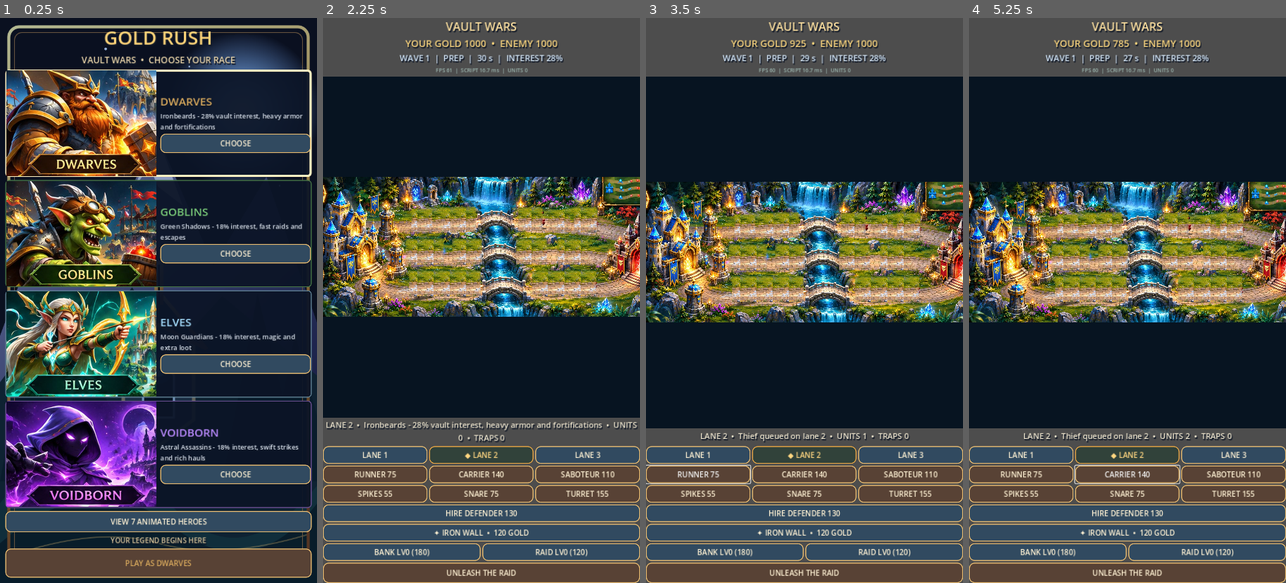
Above: before the commit, frames 1-4 (left to right).
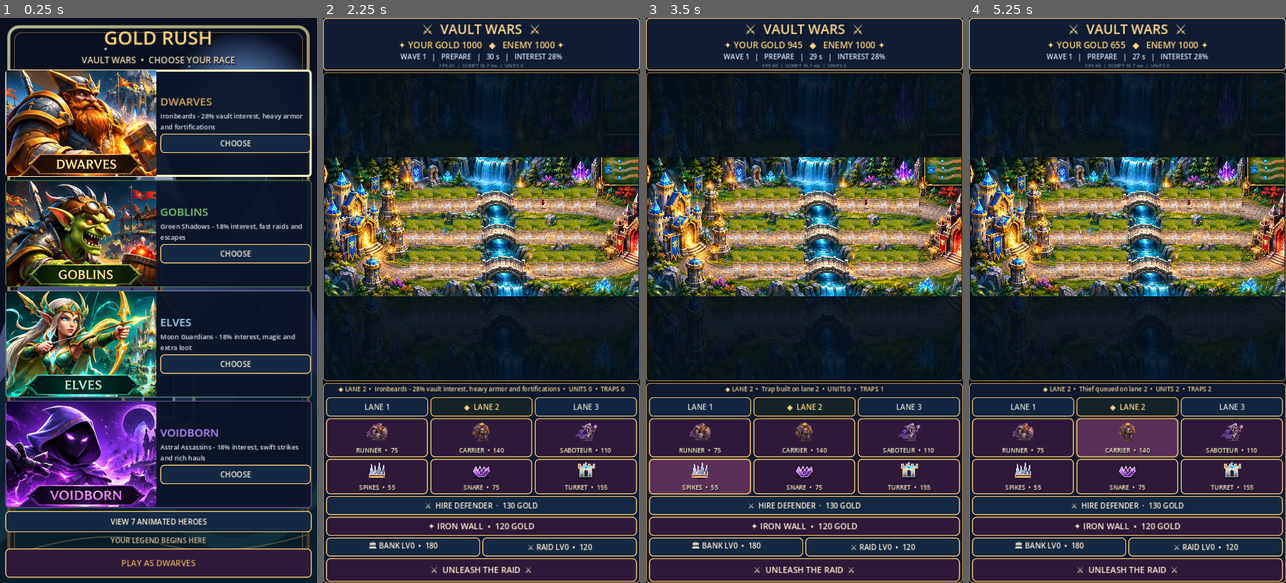
Above: after the commit, the same moments.

Repository: krzych3d/Gold-rush-mobile
Game: Godot game, scene res://main.tscn
Same seed, same stepped clock (60 frames per second), same inputs: the game is played once before the commit and once after it.
Inputs (mouse positions are in pixels of both pictures, inside the frame that each line leads up to):
- Up to frame 1 (0.25 s): no input
- Up to frame 2 (2.25 s): click "LANE 1" at 0.5 s; click "LANE 3" at 1.25 s; click "BATTLE IN PROGRESS" (after the commit: "⚔ BATTLE IN PROGRESS ⚔") at 2 s
- Up to frame 3 (3.5 s): click (696, 475) at 2.75 s, where only the run before the commit has a clickable "RUNNER 75"
- Up to frame 4 (5.25 s): click (1022, 436) at 3.5 s, where only the run after the commit has a clickable "RUNNER • 75"; click (1127, 475) at 4.25 s, where only the run before the commit has a clickable "CARRIER 140"; click (1127, 436) at 5 s, where only the run after the commit has a clickable "CARRIER • 140"

The runs differ from the first frame. In frame 1, 13% of the frame differs, in the area x 1-99%, y 20-100%; in frame 2, 68%; in frame 3, 68%; in frame 4, 69%, in the area x 0-100%, y 0-100%.

Commit message:
Replace old battle HUD with responsive epic native cards, art previews, real actions and affordability feedback

Diff:
--- a/scripts/game.gd
+++ b/scripts/game.gd
@@ -147,50 +147,72 @@
 			score.loop_mode = AudioStreamWAV.LOOP_FORWARD
 			menu_music.stream = score
 			menu_music.play()
+	# Functional native Godot HUD. The full-screen concept painting is a style
+	# reference only: every control below is a real button with a real handler.
+	var backdrop := ColorRect.new()
+	backdrop.color = Color("070e1d")
+	backdrop.mouse_filter = Control.MOUSE_FILTER_IGNORE
+	backdrop.set_anchors_and_offsets_preset(Control.PRESET_FULL_RECT)
+	add_child(backdrop)
 	var root := VBoxContainer.new()
 	root.set_anchors_and_offsets_preset(Control.PRESET_FULL_RECT)
+	root.add_theme_constant_override("separation", 4)
 	add_child(root)
+
+	var header_frame := PanelContainer.new()
+	_apply_epic_panel(header_frame, Color("111c32"), Color("edc078"), 4)
+	root.add_child(header_frame)
+	var header := VBoxContainer.new()
+	header.add_theme_constant_override("separation", 0)
+	header_frame.add_child(header)
 	var title := Label.new()
 	title_label = title
-	title.text = "VAULT WARS"
+	title.text = "⚔  VAULT WARS  ⚔"
 	title.horizontal_alignment = HORIZONTAL_ALIGNMENT_CENTER
-	title.add_theme_font_size_override("font_size", 28)
-	root.add_child(title)
-	_style_label(title, 26, Color("ffe2a0"))
+	_style_label(title, 30, Color("ffdc95"))
+	header.add_child(title)
+	var banner := HBoxContainer.new()
+	header.add_child(banner)
 	hud = Label.new()
 	hud.horizontal_alignment = HORIZONTAL_ALIGNMENT_CENTER
-	root.add_child(hud)
-	_style_label(hud, 22, Color("f8d37c"))
+	hud.size_flags_horizontal = Control.SIZE_EXPAND_FILL
+	_style_label(hud, 20, Color("f8d47e"))
+	banner.add_child(hud)
 	timer_label = Label.new()
 	timer_label.horizontal_alignment = HORIZONTAL_ALIGNMENT_CENTER
-	root.add_child(timer_label)
-	_style_label(timer_label, 19, Color("d5e8fa"))
+	_style_label(timer_label, 16, Color("d1eaff"))
+	header.add_child(timer_label)
 	performance_label = Label.new()
 	performance_label.horizontal_alignment = HORIZONTAL_ALIGNMENT_CENTER
-	performance_label.add_theme_font_size_override("font_size", 12)
-	performance_label.modulate = Color("b7d9d0", 0.75)
-	performance_label.text = "PERFORMANCE: measuring..."
-	root.add_child(performance_label)
+	_style_label(performance_label, 11, Color("87b2c9"))
+	performance_label.modulate.a = 0.75
+	header.add_child(performance_label)
+
+	var battlefield_frame := PanelContainer.new()
+	_apply_epic_panel(battlefield_frame, Color("071728"), Color("98713d"), 3)
+	battlefield_frame.size_flags_horizontal = Control.SIZE_EXPAND_FILL
+	battlefield_frame.size_flags_vertical = Control.SIZE_EXPAND_FILL
+	battlefield_frame.size_flags_stretch_ratio = 3.0
+	root.add_child(battlefield_frame)
 	arena = Control.new()
-	arena.custom_minimum_size = Vector2(0, 300)
-	arena.size_flags_stretch_ratio = 2.0
+	arena.custom_minimum_size = Vector2(0, 230)
 	arena.clip_contents = true
+	arena.size_flags_horizontal = Control.SIZE_EXPAND_FILL
 	arena.size_flags_vertical = Control.SIZE_EXPAND_FILL
 	arena.draw.connect(_draw_arena)
-	root.add_child(arena)
 	arena.mouse_filter = Control.MOUSE_FILTER_STOP
 	arena.gui_input.connect(_arena_input)
 	arena.resized.connect(_on_arena_resized)
+	battlefield_frame.add_child(arena)
+
+	# Preserved camera functionality; mobile keeps the entire map in view.
 	camera_hint = Label.new()
-	camera_hint.text = "THREE LANES • TAP A ROAD TO SELECT"
-	camera_hint.horizontal_alignment = HORIZONTAL_ALIGNMENT_CENTER
-	_style_label(camera_hint, 15, Color("a9c7d8"))
+	camera_hint.visible = false
 	root.add_child(camera_hint)
-	camera_hint.visible = false
 	var camera_controls := HBoxContainer.new()
 	camera_controls_row = camera_controls
+	camera_controls.visible = false
 	root.add_child(camera_controls)
-	camera_controls.visible = false
 	for label in ["−", "FIT MAP", "+", "EXPAND"]:
 		var control := Button.new()
 		control.text = label
@@ -207,72 +229,97 @@
 			control.pressed.connect(_toggle_map_expanded)
 		else:
 			control.pressed.connect(_center_camera)
+
+	var command_frame := PanelContainer.new()
+	command_frame.size_flags_horizontal = Control.SIZE_EXPAND_FILL
+	_apply_epic_panel(command_frame, Color("10192e"), Color("bc884a"), 7)
+	root.add_child(command_frame)
 	gameplay_panel = VBoxContainer.new()
-	root.add_child(gameplay_panel)
+	gameplay_panel.add_theme_constant_override("separation", 4)
+	command_frame.add_child(gameplay_panel)
 	info = Label.new()
 	info.horizontal_alignment = HORIZONTAL_ALIGNMENT_CENTER
 	info.autowrap_mode = TextServer.AUTOWRAP_WORD_SMART
-	info.custom_minimum_size.y = 32
+	info.custom_minimum_size.y = 25
+	_style_label(info, 14, Color("f3d598"))
 	gameplay_panel.add_child(info)
-	_style_label(info, 18, Color("f0e7cf"))
 	race_button = Button.new()
-	race_button.text = "CHOOSE YOUR RACE"
-	race_button.custom_minimum_size.y = 0
 	race_button.visible = false
 	gameplay_panel.add_child(race_button)
-	_style_button(race_button, true)
 	race_button.disabled = true
-	for labels in [["LANE 1", "LANE 2", "LANE 3"], ["RUNNER 75", "CARRIER 140", "SABOTEUR 110"], ["SPIKES 55", "SNARE 75", "TURRET 155"]]:
-		var row := HBoxContainer.new()
-		gameplay_panel.add_child(row)
-		for index in 3:
-			var button := Button.new()
-			button.text = labels[index]
-			button.custom_minimum_size.y = 40
-			button.size_flags_horizontal = Control.SIZE_EXPAND_FILL
-			row.add_child(button)
-			_style_button(button, controls.size() < 3)
-			controls.append(button)
-			if controls.size() <= 3:
-				button.pressed.connect(_select_lane.bind(index))
-			elif controls.size() <= 6:
-				button.pressed.connect(_buy_unit.bind(index))
-			else:
-				button.pressed.connect(_buy_trap.bind(index))
+
+	var lane_row := HBoxContainer.new()
+	lane_row.add_theme_constant_override("separation", 5)
+	gameplay_panel.add_child(lane_row)
+	for index in 3:
+		var lane_button := Button.new()
+		lane_button.text = "LANE %d" % (index + 1)
+		lane_button.custom_minimum_size.y = 44
+		lane_button.size_flags_horizontal = Control.SIZE_EXPAND_FILL
+		lane_button.focus_mode = Control.FOCUS_NONE
+		_style_button(lane_button, true)
+		lane_row.add_child(lane_button)
+		controls.append(lane_button)
+		lane_button.pressed.connect(_select_lane.bind(index))
+
+	var unit_row := HBoxContainer.new()
+	unit_row.add_theme_constant_override("separation", 6)
+	gameplay_panel.add_child(unit_row)
+	for index in 3:
+		var unit_key: String = _character_key(0, index)
+		var unit_button := _epic_card(["RUNNER", "CARRIER", "SABOTEUR"][index],
+			COSTS[index], _preview_frame(_character_atlas(unit_key)), 88)
+		unit_row.add_child(unit_button)
+		controls.append(unit_button)
+		unit_button.pressed.connect(_buy_unit.bind(index))
+
+	var trap_row := HBoxContainer.new()
+	trap_row.add_theme_constant_override("separation", 6)
+	gameplay_panel.add_child(trap_row)
+	for index in 3:
+		var icon_path: String = ["res://assets/ui/spikes.svg", "res://assets/ui/snare.svg", "res://assets/ui/turret.svg"][index]
+		var trap_button := _epic_card(["SPIKES", "SNARE", "TURRET"][index],
+			TRAP_COSTS[index], load(icon_path) as Texture2D, 80)
+		trap_row.add_child(trap_button)
+		controls.append(trap_button)
+		trap_button.pressed.connect(_buy_trap.bind(index))
+
 	guard_button = Button.new()
-	guard_button.text = "HIRE DEFENDER 130"
-	guard_button.custom_minimum_size.y = 40
+	guard_button.text = "⚔  HIRE DEFENDER  ·  130 GOLD"
+	guard_button.custom_minimum_size.y = 43
 	guard_button.size_flags_horizontal = Control.SIZE_EXPAND_FILL
+	_style_button(guard_button, true)
 	gameplay_panel.add_child(guard_button)
-	_style_button(guard_button, true)
 	guard_button.pressed.connect(_buy_guard)
 	ability_button = Button.new()
-	ability_button.custom_minimum_size.y = 40
+	ability_button.custom_minimum_size.y = 43
 	ability_button.size_flags_horizontal = Control.SIZE_EXPAND_FILL
+	_style_button(ability_button, false)
 	gameplay_panel.add_child(ability_button)
-	_style_button(ability_button, true)
 	ability_button.pressed.connect(_use_race_ability)
+
 	var economy_row := HBoxContainer.new()
+	economy_row.add_theme_constant_override("separation", 5)
 	gameplay_panel.add_child(economy_row)
 	invest_button = Button.new()
-	invest_button.text = "UPGRADE BANK"
 	invest_button.size_flags_horizontal = Control.SIZE_EXPAND_FILL
-	invest_button.custom_minimum_size.y = 40
+	invest_button.custom_minimum_size.y = 43
 	_style_button(invest_button, true)
 	economy_row.add_child(invest_button)
 	invest_button.pressed.connect(_upgrade_bank)
 	raid_button = Button.new()
-	raid_button.text = "RAID BOOST"
 	raid_button.size_flags_horizontal = Control.SIZE_EXPAND_FILL
-	raid_button.custom_minimum_size.y = 40
+	raid_button.custom_minimum_size.y = 43
 	_style_button(raid_button, true)
 	economy_row.add_child(raid_button)
 	raid_button.pressed.connect(_buy_raid_boost)
+
 	var start := Button.new()
-	start.text = "START ATTACK"
-	start.custom_minimum_size.y = 46
+	start.text = "⚔  UNLEASH THE RAID  ⚔"
+	start.custom_minimum_size.y = 53
+	start.size_flags_horizontal = Control.SIZE_EXPAND_FILL
+	_style_button(start, false)
 	gameplay_panel.add_child(start)
-	_style_button(start, false)
 	controls.append(start)
 	start.pressed.connect(_start_pressed)
 	var clock := Timer.new()
@@ -409,6 +456,7 @@
 	phase = "PREP"
 	remaining = PREP_TIME
 	message = RACE_DESCRIPTIONS[index]
+	_refresh_unit_icons()
 	selection_layer.queue_free()
 	_refresh()
 
@@ -425,7 +473,7 @@
 	_refresh()
 
 func _use_race_ability() -> void:
-	if phase != "PREP" or ability_used or gold[0] <= 120:
+	if phase != "PREP" or ability_used or gold[0] < 120:
 		return
 	gold[0] -= 120
 	ability_used = true
@@ -790,23 +838,51 @@
 func _refresh() -> void:
 	race_button.text = "RACE: " + RACE_NAMES[selected_race]
 	race_button.disabled = true
-	hud.text = "YOUR GOLD %d  •  ENEMY %d" % [gold[0], gold[1]]
-	timer_label.text = "WAVE %d  |  %s  |  %02d s  |  INTEREST %d%%" % [wave, phase, int(maxf(0.0, ceilf(remaining))), (28 if selected_race == 0 else 18) + bank_level * 4]
-	info.text = "LANE %d  •  %s  •  UNITS %d  •  TRAPS %d" % [lane + 1, message, orders[0].size(), traps[0].size()]
-	for i in range(3, 9):
-		controls[i].disabled = phase != "PREP"
-	guard_button.disabled = phase != "PREP" or gold[0] < GUARD_COST
-	ability_button.disabled = phase != "PREP" or ability_used or gold[0] <= 120
-	ability_button.text = ("✦ " + ABILITY_NAMES[selected_race] + "  •  120 GOLD") if not ability_used else ("✓ " + ABILITY_NAMES[selected_race] + " ACTIVE")
+	hud.text = "✦ YOUR GOLD %d   ◆   ENEMY %d ✦" % [gold[0], gold[1]]
+	timer_label.text = "WAVE %d   |   %s   |   %02d s   |   INTEREST %d%%" % [
+		wave, "PREPARE" if phase == "PREP" else "BATTLE" if phase == "ATTACK" else phase,
+		int(maxf(0.0, ceilf(remaining))), (28 if selected_race == 0 else 18) + bank_level * 4]
+	var active_friendly: int = 0
+	for unit in units:
+		if int(unit["side"]) == 0:
+			active_friendly += 1
+	var displayed_units: int = active_friendly if phase == "ATTACK" else orders[0].size()
+	info.text = "◆ LANE %d  •  %s  •  UNITS %d  •  TRAPS %d" % [
+		lane + 1, message, displayed_units, traps[0].size()]
+	_refresh_unit_icons()
+	var queued_in_lane: int = 0
+	var traps_in_lane: int = 0
+	var guards_in_lane: int = 0
+	for order in orders[0]:
+		if int(order["lane"]) == lane:
+			queued_in_lane += 1
+	for trap in traps[0]:
+		if int(trap["lane"]) == lane:
+			traps_in_lane += 1
+	for guard in guards:
+		if int(guard["side"]) == 0 and int(guard["lane"]) == lane:
+			guards_in_lane += 1
+	for i in 3:
+		var available_unit: bool = phase == "PREP" and gold[0] >= COSTS[i] and orders[0].size() < 6 and queued_in_lane < 4
+		var unit_card := controls[3 + i]
+		unit_card.disabled = not available_unit
+		unit_card.modulate = Color.WHITE if available_unit else Color(0.67, 0.69, 0.76)
+		var available_trap: bool = phase == "PREP" and gold[0] >= TRAP_COSTS[i] and traps_in_lane < 5
+		var trap_card := controls[6 + i]
+		trap_card.disabled = not available_trap
+		trap_card.modulate = Color.WHITE if available_trap else Color(0.67, 0.69, 0.76)
+	guard_button.disabled = phase != "PREP" or gold[0] < GUARD_COST or guards_in_lane >= 3
+	ability_button.disabled = phase != "PREP" or ability_used or gold[0] < 120
+	ability_button.text = "✦ %s  •  120 GOLD" % ABILITY_NAMES[selected_race] if not ability_used else "✓ %s ACTIVE" % ABILITY_NAMES[selected_race]
 	invest_button.disabled = phase != "PREP" or bank_level >= 5 or gold[0] < 180 + bank_level * 110
 	raid_button.disabled = phase != "PREP" or raid_boost >= 3 or gold[0] < 120
-	invest_button.text = "BANK LV%d (%d)" % [bank_level, 180 + bank_level * 110] if bank_level < 5 else "BANK MAX"
-	raid_button.text = "RAID LV%d (120)" % raid_boost if raid_boost < 3 else "RAID MAX"
+	invest_button.text = "🏛 BANK LV%d  •  %d" % [bank_level, 180 + bank_level * 110] if bank_level < 5 else "🏛 BANK MAX"
+	raid_button.text = "⚔ RAID LV%d  •  120" % raid_boost if raid_boost < 3 else "⚔ RAID MAX"
 	controls[9].disabled = phase == "ATTACK"
-	controls[9].text = "PLAY AGAIN" if phase == "END" else "UNLEASH THE RAID" if phase == "PREP" else "BATTLE IN PROGRESS"
+	controls[9].text = "↻  PLAY AGAIN" if phase == "END" else "⚔  UNLEASH THE RAID  ⚔" if phase == "PREP" else "⚔  BATTLE IN PROGRESS  ⚔"
 	for i in 3:
-		controls[i].modulate = Color("ffe29a") if i == lane else Color.WHITE
-		controls[i].text = ("◆ " if i == lane else "") + "LANE %d" % (i + 1)
+		controls[i].text = ("◆  " if i == lane else "") + "LANE %d" % (i + 1)
+		controls[i].modulate = Color("ffe09d") if i == lane else Color("d8e9f8")
 	arena.queue_redraw()
 
 func _point(path: int, progress: float, side: int) -> Vector2:
@@ -842,22 +918,94 @@
 	label.add_theme_constant_override("shadow_offset_x", 2)
 	label.add_theme_constant_override("shadow_offset_y", 3)
 
+func _apply_epic_panel(panel: PanelContainer, bg: Color, outline: Color, margin: int) -> void:
+	var style := StyleBoxFlat.new()
+	style.bg_color = bg
+	style.border_color = outline
+	style.set_border_width_all(2)
+	style.set_corner_radius_all(8)
+	style.content_margin_left = margin
+	style.content_margin_right = margin
+	style.content_margin_top = 3
+	style.content_margin_bottom = 3
+	panel.add_theme_stylebox_override("panel", style)
+
+func _preview_frame(sheet: Texture2D) -> Texture2D:
+	if sheet == null:
+		return null
+	var preview := AtlasTexture.new()
+	preview.atlas = sheet
+	preview.region = Rect2(0, 0, 128, 128)
+	return preview
+
+func _epic_card(caption: String, price: int, art: Texture2D, minimum_height: float) -> Button:
+	var button := Button.new()
+	button.name = caption
+	button.custom_minimum_size.y = minimum_height
+	button.size_flags_horizontal = Control.SIZE_EXPAND_FILL
+	button.focus_mode = Control.FOCUS_NONE
+	_style_button(button, false)
+	var portrait := TextureRect.new()
+	portrait.name = "Artwork"
+	portrait.mouse_filter = Control.MOUSE_FILTER_IGNORE
+	portrait.texture = art
+	portrait.expand_mode = TextureRect.EXPAND_IGNORE_SIZE
+	portrait.stretch_mode = TextureRect.STRETCH_KEEP_ASPECT_CENTERED
+	button.add_child(portrait)
+	portrait.set_anchors_and_offsets_preset(Control.PRESET_TOP_WIDE)
+	portrait.offset_left = 7
+	portrait.offset_right = -7
+	portrait.offset_top = 2
+	portrait.offset_bottom = minimum_height - 31.0
+	var label := Label.new()
+	label.name = "Caption"
+	label.text = "%s  •  %d" % [caption, price]
+	label.horizontal_alignment = HORIZONTAL_ALIGNMENT_CENTER
+	label.vertical_alignment = VERTICAL_ALIGNMENT_CENTER
+	label.mouse_filter = Control.MOUSE_FILTER_IGNORE
+	_style_label(label, 14, Color("fff0c7"))
+	button.add_child(label)
+	label.set_anchors_and_offsets_preset(Control.PRESET_BOTTOM_WIDE)
+	label.offset_top = -29
+	label.offset_bottom = -2
+	return button
+
+func _refresh_unit_icons() -> void:
+	for kind in 3:
+		if controls.size() <= kind + 3:
+			return
+		var icon_rect := controls[kind + 3].get_node_or_null("Artwork") as TextureRect
+		if icon_rect != null:
+			icon_rect.texture = _preview_frame(_character_atlas(_character_key(0, kind)))
+
 func _style_button(button: Button, is_lane: bool) -> void:
-	button.add_theme_font_size_override("font_size", 17)
-	button.add_theme_color_override("font_color", Color("fff2d4"))
-	button.add_theme_color_override("font_disabled_color", Color("b1a48c"))
-	for state in ["normal", "hover", "pressed", "disabled"]:
+	button.add_theme_font_size_override("font_size", 17 if is_lane else 19)
+	button.add_theme_color_override("font_color", Color("fff0d4"))
+	button.add_theme_color_override("font_hover_color", Color("fff8db"))
+	button.add_theme_color_override("font_pressed_color", Color("ffffff"))
+	button.add_theme_color_override("font_disabled_color", Color("a2a2aa"))
+	button.add_theme_color_override("font_focus_color", Color("ffffff"))
+	for state in ["normal", "hover", "pressed", "disabled", "focus"]:
 		var style := StyleBoxFlat.new()
-		style.bg_color = Color("314a60") if is_lane else Color("584235")
-		if state == "pressed":
-			style.bg_color = Color("987041")
-		if state == "disabled":
-			style.bg_color = Color("383b43")
-		style.border_color = Color("e8bb70")
+		style.bg_color = Color("152842") if is_lane else Color("2e1938")
+		if state == "hover":
+			style.bg_color = Color("395979") if is_lane else Color("593057")
+		elif state == "pressed":
+			style.bg_color = Color("86572b")
+		elif state == "disabled":
+			style.bg_color = Color("1e273a")
+		elif state == "focus":
+			style.bg_color = Color("1c3450")
+		style.border_color = Color("f8ca75") if state != "disabled" else Color("716955")
 		style.set_border_width_all(2)
-		style.set_corner_radius_all(12)
-		style.content_margin_left = 3
-		style.content_margin_right = 3
+		style.set_corner_radius_all(9)
+		style.content_margin_left = 4
+		style.content_margin_right = 4
+		style.content_margin_top = 3
+		style.content_margin_bottom = 3
+		if state == "hover" or state == "focus":
+			style.shadow_size = 4
+			style.shadow_color = Color("ffbb55", 0.27)
 		button.add_theme_stylebox_override(state, style)
 
 func _on_arena_resized() -> void:
@@ -983,6 +1131,10 @@
 	# Fill the tall phone viewport with a dimmed scenic continuation.
 	# The crisp, fully visible battlefield is drawn above in world coordinates.
 	arena.draw_rect(Rect2(Vector2.ZERO, arena.size), Color("071421"))
+	# A subtle, scaled scenery continuation fills the otherwise-empty margins
+	# around the fully visible widescreen battlefield on tall mobile displays.
+	arena.draw_texture_rect(epic_battlefield_texture, Rect2(Vector2.ZERO, arena.size),
+		false, Color(0.20, 0.26, 0.35, 0.34))
 	arena.draw_set_transform_matrix(_iso_transform())
 	center = Vector2.ZERO
 	# The battlefield is now one high-detail painting. Never draw the old
